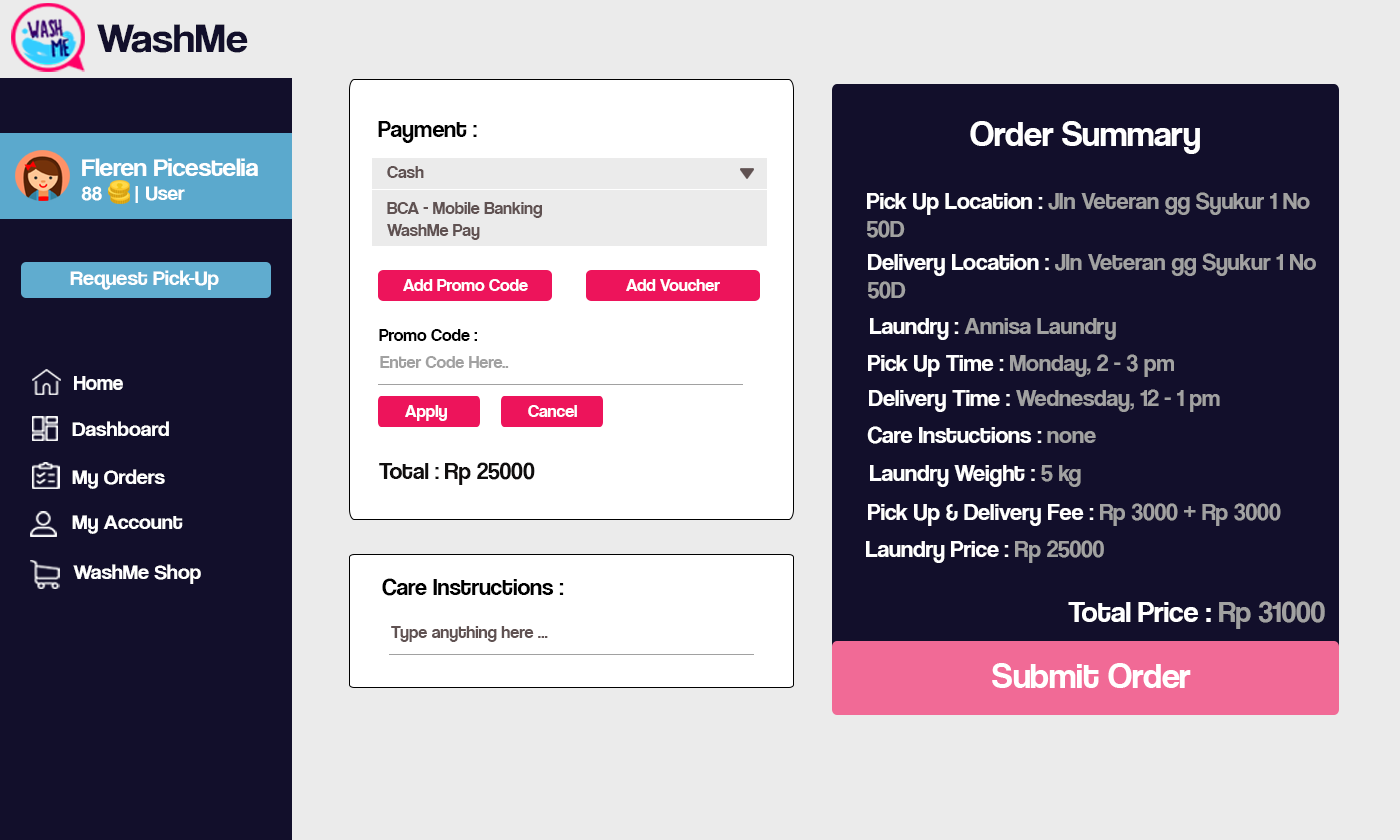
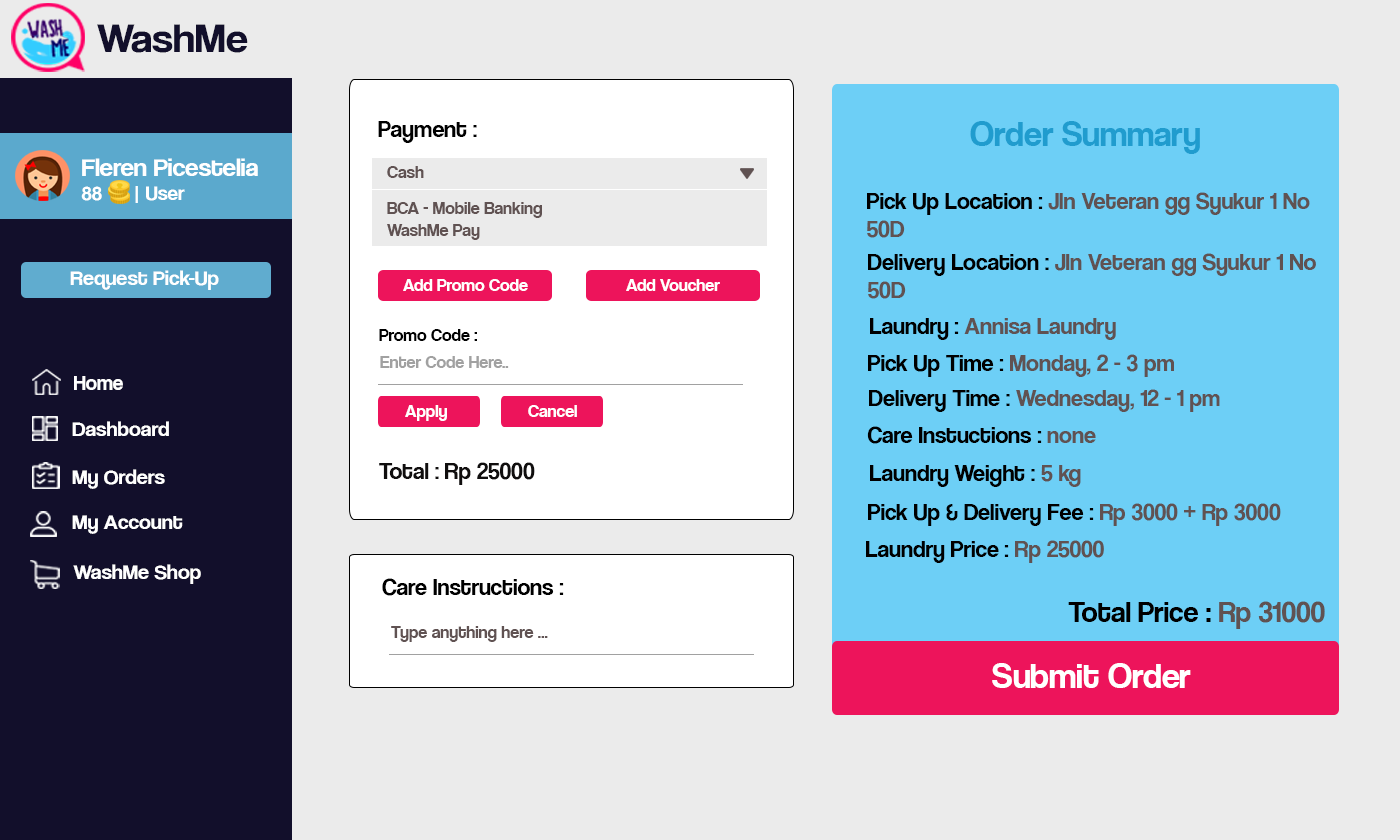
Comparing the layer stacks of the two (1400, 840) images. Changes:
painted on "Rounded Rectangle 7" over [832, 641, 1339, 715]
painted on "Laundry : Annisa Laundry" over [870, 318, 1116, 340]
painted on "Total Price : Rp 31000" over [1068, 601, 1325, 629]
painted on "Laundry Price : Rp 25000" over [866, 540, 1104, 563]
painted on "Pick Up & Delivery Fee : Rp 3000 + Rp 3000" over [868, 503, 1281, 526]
painted on "Laundry Weight : 5 kg" over [870, 465, 1081, 487]
painted on "Care Instuctions : none" over [867, 426, 1096, 444]
painted on "Delivery Time : Wednesday, 12 - 1 pm" over [869, 389, 1220, 412]
painted on "Pick Up Time : Monday, 2 - 3 pm" over [868, 354, 1174, 377]
painted on "Delivery Location : Jln Veteran gg Syukur 1 No 50D" over [868, 253, 1316, 299]
painted on "Pick Up Location : Jln Veteran gg Syukur 1 No 50D" over [867, 192, 1310, 238]
painted on "Order Summary" over [970, 121, 1200, 154]
painted on "Rounded Rectangle 6" over [832, 84, 1339, 657]
